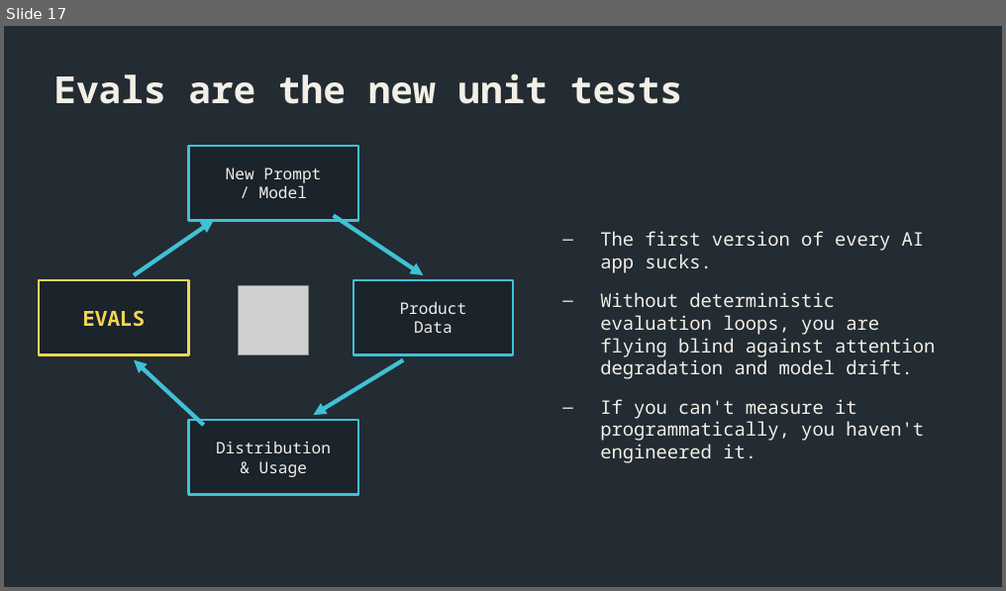
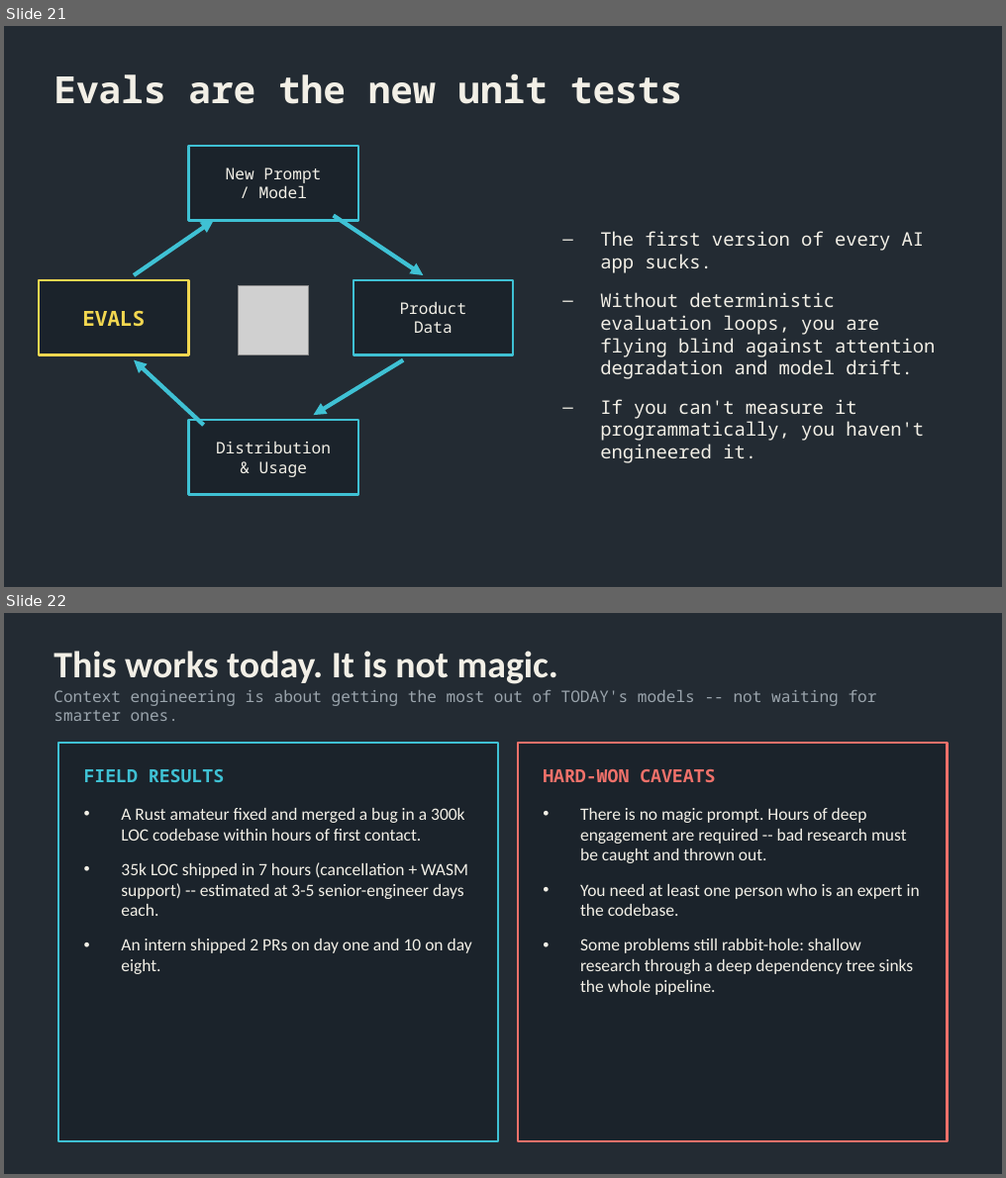
Before and after one commit to ed-is-ai/agentic-coding-school, a slide deck: AI_for_coding_101.pptx. Shown one above the other, each under a label of ours: slide 17 before the commit, slides 21 and 22 after it. The pictures are 1006x591 and 1006x1178 pixels, drawn with LibreOffice and Linux fonts; fonts in the diff are those of the drawing; grey boxes stand for pictures. Boxes give left, top, right and bottom in pixels: in the first picture for what was removed or moved away, otherwise in the second. Text is boxed around its words. In the diff, an @@ line names an element or a change of style, - is before the commit and + after.

```diff
--- a/AI_for_coding_101.pptx
+++ b/AI_for_coding_101.pptx
@@ slide 22 added at bbox=[4, 613, 1002, 1174], background #232B33 @@
@@ text added at bbox=[54, 651, 558, 684], 27 pt, text #F2EFE6, bold @@
+This works today. It is not magic.
@@ text added at bbox=[54, 690, 877, 721], 11.5 pt, text #9AA4AC @@
+Context engineering is about getting the most out of TODAY's models -- not waiting for smarter ones.
@@ rectangle added at bbox=[58, 743, 498, 1142], fill #1B232B, outline #3FC1D4 1.5 pt @@
@@ rectangle added at bbox=[518, 743, 947, 1142], fill #1B232B, outline #F0716A 1.5 pt @@
@@ text added at bbox=[84, 769, 224, 782], 13 pt, text #3FC1D4, bold @@
+FIELD RESULTS
@@ text added at bbox=[543, 769, 715, 782], 13 pt, text #F0716A, bold @@
+HARD-WON CAVEATS
@@ text added at bbox=[121, 808, 472, 974], 12.5 pt, text #F2EFE6 @@
+• A Rust amateur fixed and merged a bug in a 300k LOC codebase within hours of first contact.
+• 35k LOC shipped in 7 hours (cancellation + WASM support) -- estimated at 3-5 senior-engineer days each.
+• An intern shipped 2 PRs on day one and 10 on day eight.
@@ text added at bbox=[580, 808, 920, 995], 12.5 pt, text #F2EFE6 @@
+• There is no magic prompt. Hours of deep engagement are required -- bad research must be caught and thrown out.
+• You need at least one person who is an expert in the codebase.
+• Some problems still rabbit-hole: shallow research through a deep dependency tree sinks the whole pipeline.
@@ what was slide 17 is now slide 21 @@
```
Also in this commit, not shown: 1 slide changed, 4 other slides added.
